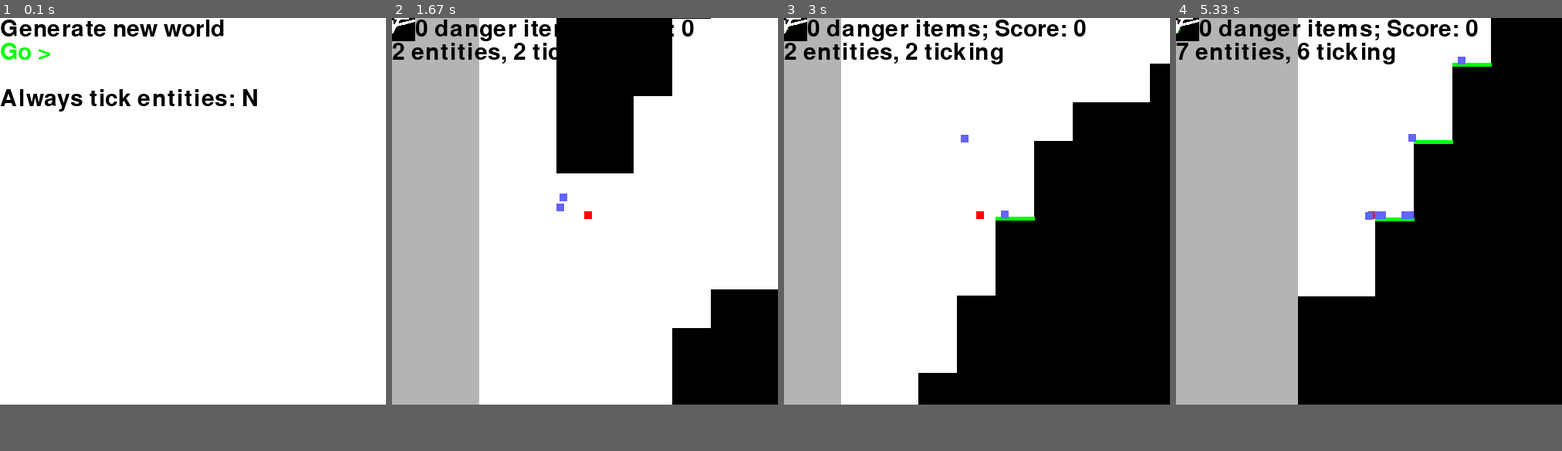
Above: before the commit, frames 1-4 (left to right).
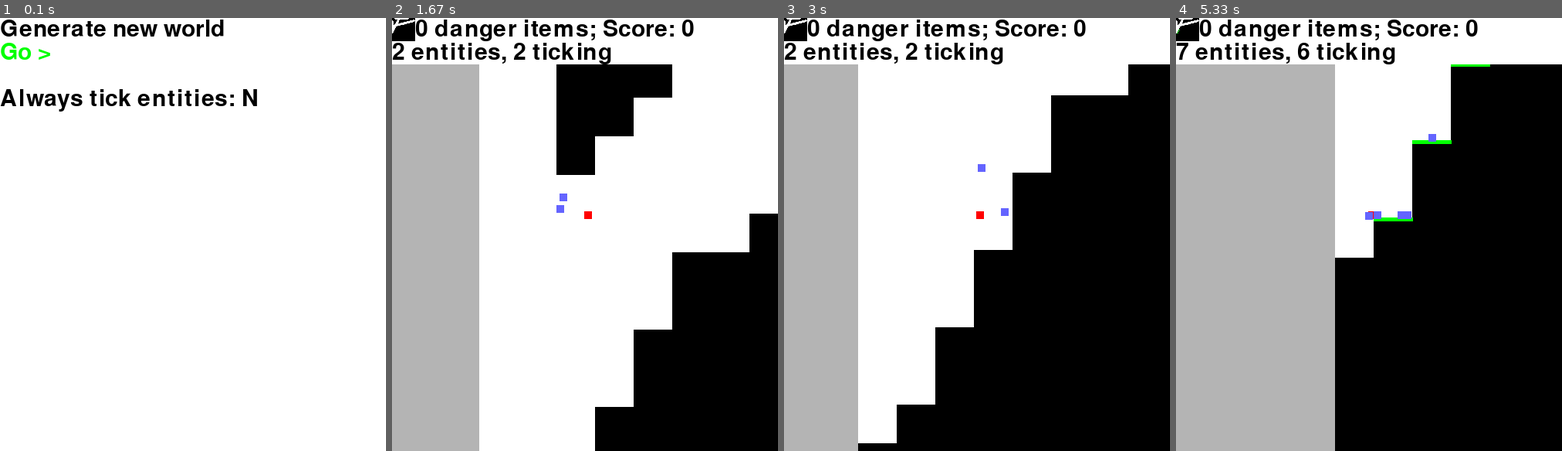
Above: after the commit, the same moments.

Repository: sillypantscoder/pygame_platformer_2
Game: pygame game, started from main.py
Same seed, same stepped clock (60 frames per second), same inputs: the game is played once before the commit and once after it.
Inputs:
- Up to frame 1 (0.1 s): no input
- Up to frame 2 (1.67 s): click "Go >" at 0.38 s; click "caves.py" at 0.72 s; tap W at 1, 1.4 s; hold Right from 1.33 s (still down)
- Up to frame 3 (3 s): tap W at 1.7, 1.9, 2.23, 2.53, 2.73 s; release Right at 1.8 s; hold Up 1.83-2.13 s; hold Right 2.17-2.63 s; hold Left from 2.67 s (still down)
- Up to frame 4 (5.33 s): tap W at 3.03, 3.3, 3.6, 3.73, 4.13, 4.43, 4.8, 5.1, 5.3 s; release Left at 3.2 s; hold Left 3.23-3.63 s; hold Up 3.67-4.03 s; hold Right 4.07-4.7 s; hold Left 4.73-5.2 s; hold Right from 5.23 s (still down)
The window is 500x500 before the commit and 500x560 after it. Grey fills any space a smaller window leaves; there, only what the larger window draws over its background counts as a difference.

The runs differ from the first frame. In frame 1, only the window size differs. In frame 2, 17% of the frame differs, in the area x 0-100%, y 0-100%; in frame 3, 12%; in frame 4, 18%.

Commit message:
Added status bar
Window extended upwards to make debug info easier to read!
Alos, fixed explosions and updates the "Caves" generator with the new circular explosions.

Diff:
--- a/generators/caves.py
+++ b/generators/caves.py
@@ -22,8 +22,11 @@
 	return getRandomPositionOnSide(side)
 
 def drawPoint(cx, cy, rad):
+	if cx < 0 or cy < 0 or cx >= BOARDSIZE[0] or cy >= BOARDSIZE[1]: return
+	WORLD[cx][cy] = 0
 	for x in range(cx - rad, cx + rad + 1):
 		for y in range(cy - rad, cy + rad + 1):
+			if ((x - cx) ** 2) + ((y - cy) ** 2) > (rad ** 2): continue
 			if x < 0 or y < 0 or x >= BOARDSIZE[0] or y >= BOARDSIZE[1]: continue
 			WORLD[x][y] = 0
 
--- a/main.py
+++ b/main.py
@@ -25,7 +25,7 @@
 FONT = pygame.font.Font(pygame.font.get_default_font(), 30)
 c = pygame.time.Clock()
 
-screen = pygame.display.set_mode([500, 500])
+screen = pygame.display.set_mode([500, 560])
 
 # WORLD SELECTION -----------------------------------------
 
@@ -106,6 +106,7 @@
 totalScreen = pygame.Surface((BOARDSIZE[0] * CELLSIZE, BOARDSIZE[1] * CELLSIZE))
 
 def explosion(cx, cy, rad):
+	if cx < 0 or cy < 0 or cx >= BOARDSIZE[0] or cy >= BOARDSIZE[1]: return
 	WORLD[cx][cy] = 0
 	debugmsg(f"explosion at ({cx},{cy}) rad={rad}")
 	Particle((cx * CELLSIZE) + (0.5 * CELLSIZE), (cy * CELLSIZE) + (0.5 * CELLSIZE))
@@ -446,6 +447,7 @@
 		elif t.y + 10 > BOARDSIZE[1] * CELLSIZE:
 			t.die()
 	# FLIP -----------------
+	pygame.draw.rect(screen, WHITE, pygame.Rect(0, 0, 500, 60))
 	screen.blit(pygame.transform.scale(totalScreen, BOARDSIZE), (0, 0))
 	w = FONT.render(f"{str(items['danger'])} danger items; Score: {str(items['score'])}", True, BLACK)
 	screen.blit(w, (BOARDSIZE[0], 0))
